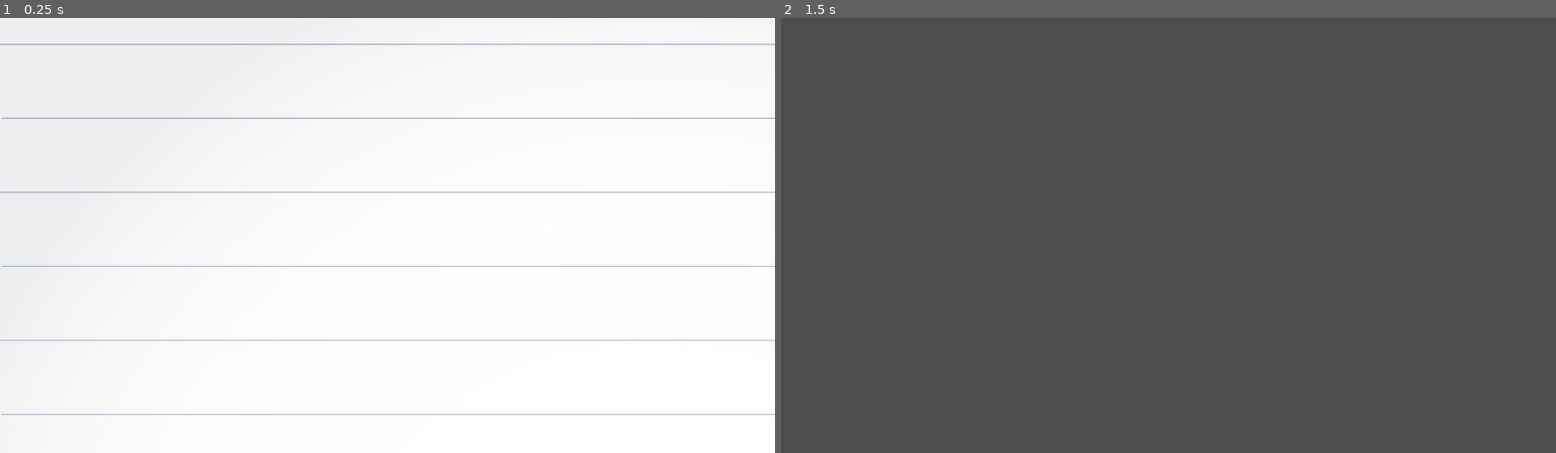
Above: before the commit, frames 1-2 (left to right).
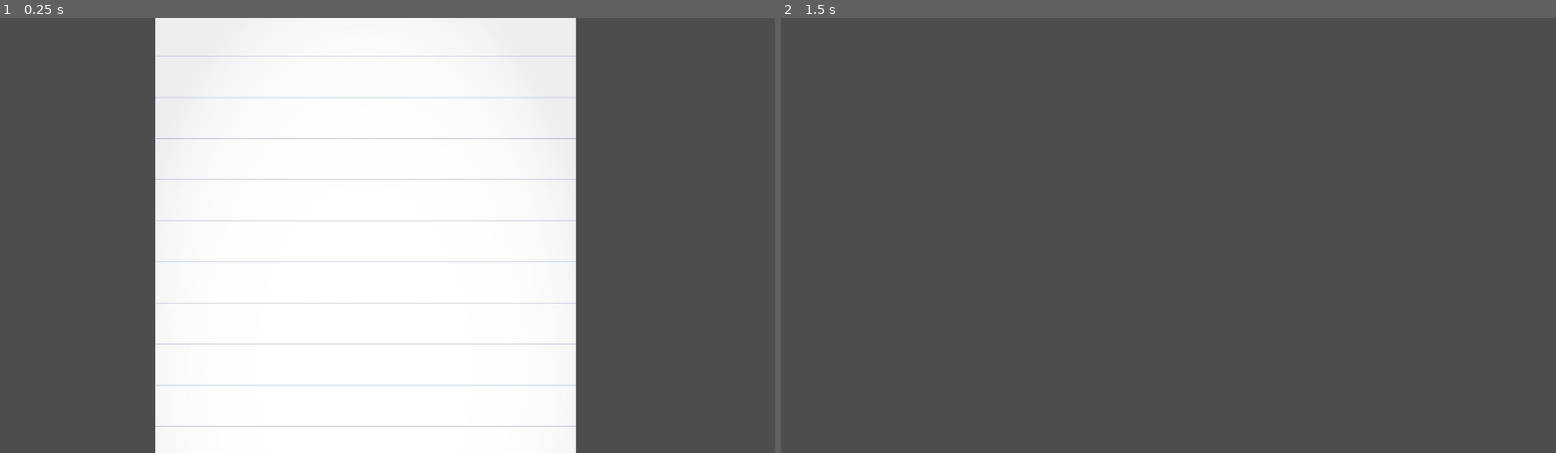
Above: after the commit, the same moments.

Repository: EmilienRY/Art-fac
Game: Godot game, scene res://scene/FeuilleZoom.tscn
Same seed, same stepped clock (60 frames per second), same inputs: the game is played once before the commit and once after it. This scene is started directly instead of the project's main scene.
Inputs (mouse positions are in pixels of both pictures, inside the frame that each line leads up to):
- Up to frame 1 (0.25 s): no input
- Up to frame 2 (1.5 s): tap Enter at 0.5 s; click (1168, 235) at 0.67 s; tap Space at 1.25 s; move the mouse to (1013, 257) at 1.27 s; click (1013, 257) at 1.42 s

The runs differ from the first frame. In frame 1, 48% of the frame differs, in the area x 0-100%, y 0-100%; in frame 2, nothing differs.

Commit message:
modification zoom feuille

Diff:
--- a/scene/FeuilleZoom.tscn
+++ b/scene/FeuilleZoom.tscn
@@ -14,6 +14,14 @@
 
 [node name="TextureRect" type="TextureRect" parent="."]
 layout_mode = 0
-offset_right = 40.0
-offset_bottom = 40.0
+offset_left = 231.0
+offset_top = -26.0
+offset_right = 856.0
+offset_bottom = 1063.0
 texture = ExtResource("1_fust3")
+expand_mode = 1
+
+[node name="Sprite2D" type="Sprite2D" parent="."]
+position = Vector2(542, 1525.0001)
+scale = Vector2(0.31760198, 0.7804848)
+texture = ExtResource("1_fust3")
Not shown: 1 places in scene/FeuilleZoom.tscn that only renumber resources
